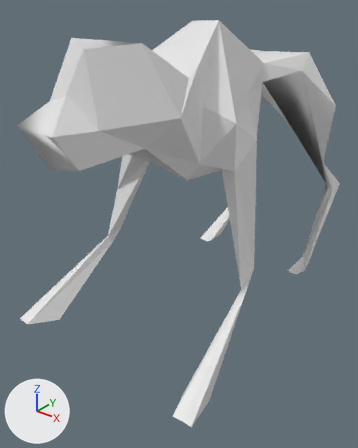
Before and after pictures for a commit that changed the FBX model Assets/Meshes/Enemy/wolf.fbx.
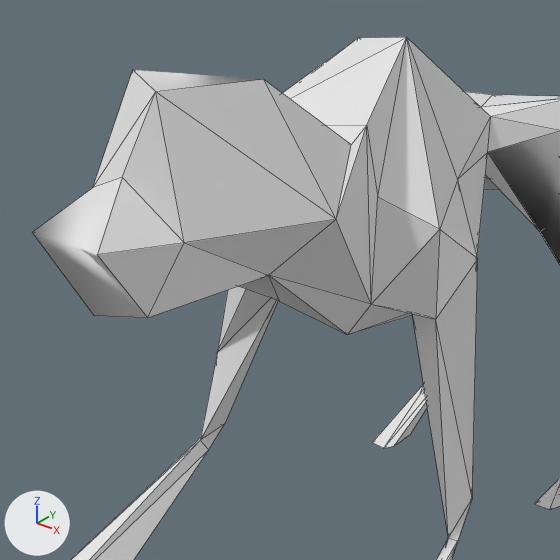
Each version appears first whole from a 50 mm lens placed at (0.785, -1.018, 0.901), pointed at (-0.025, -0.005, 0.273), and next in a close-up on the part from 0% to 84% of the width and 0% to 67% of the height. Arrows for +X, +Y and +Z are at lower left; the lights stay in place. The older version's two pictures come first. The close-ups show mesh edges as thin lines.

In view in the first close-up: 'wolf'.
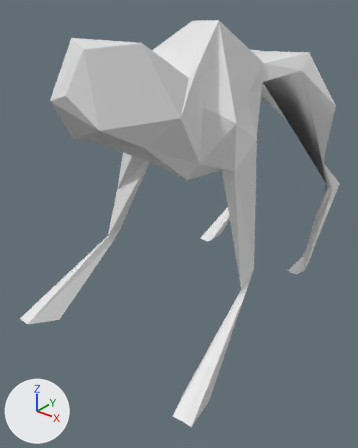
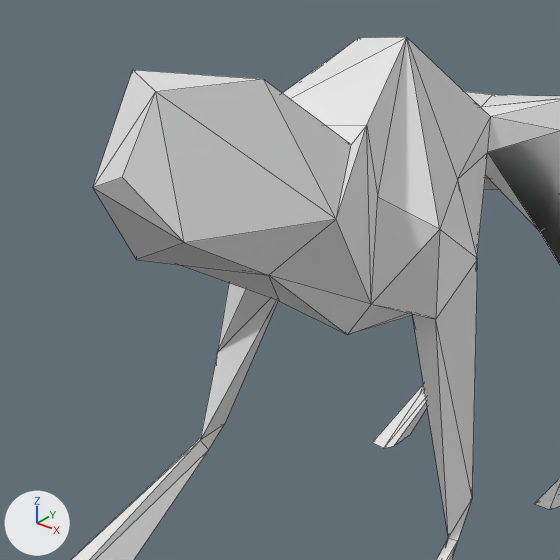
Commit message: Update wolf mesh

Where the change shows, as pixel boxes [x1, y1, x2, y2] in the close-ups (560 x 560 px; the box of a moved part takes in the faces that stretch with it):
'wolf', reshaped: before [33, 37, 560, 560]; after [71, 37, 560, 560]
part 1 of me_wolf, moved or reshaped: before [33, 70, 269, 318]; after [93, 70, 266, 275]

Edits to the bpy script that builds the scene:
```text
Change me_wolf:
    used by ob_wolf; location = (0.0, 0.0, 0.0)
    verts and faces of me_wolf; kept vertices keep their numbers, new ones are numbered from 103
    before: 18 (0.005, -0.395, 0.705) at pixel (122, 177), 21 (0.052, -0.416, 0.568) at pixel (147, 317), 26 (0.071, -0.374, 0.643) at pixel (184, 242), 32 (0.054, -0.473, 0.649) at pixel (97, 254), 33 (0.123, -0.156, 0.72) at pixel (351, 144)
    before: 52 (-0.07, -0.146, 0.72), 54 (-0.059, -0.385, 0.685) at pixel (92, 187), 60 (-0.04, -0.416, 0.549) at pixel (94, 315), 62 (-0.106, -0.275, 0.796) at pixel (132, 69), 80 (0.102, -0.277, 0.799) at pixel (263, 79)
    before: 93 (0.035, -0.365, 0.79) at pixel (155, 91), 94 (-0.084, -0.314, 0.583), 95 (-0.055, -0.47, 0.653) at pixel (32, 232), 101 (0.104, -0.281, 0.591) at pixel (268, 275)
    remove me_wolf.from_pydata(...)  # 103 vertices, 186 faces; spans x -0.327..0.309, y -0.473..0.661, z 0.001..0.822
    add me_wolf.from_pydata(...)  # 97 vertices, 180 faces; spans x -0.327..0.309, y -0.395..0.661, z 0.001..0.822
    me_wolf part 1
    add delete_vertices([21, 32, 60, 95])  # with the faces that use them
    add delete_faces([(33, 52, 62, 93, 80)])
    add faces += [(33, 52, 62), (18, 54, 26), (26, 54, 94), (26, 94, 101), (33, 62, 80), (62, 93, 80)]
    other edits to the shape of me_wolf do not show in these pictures
```
